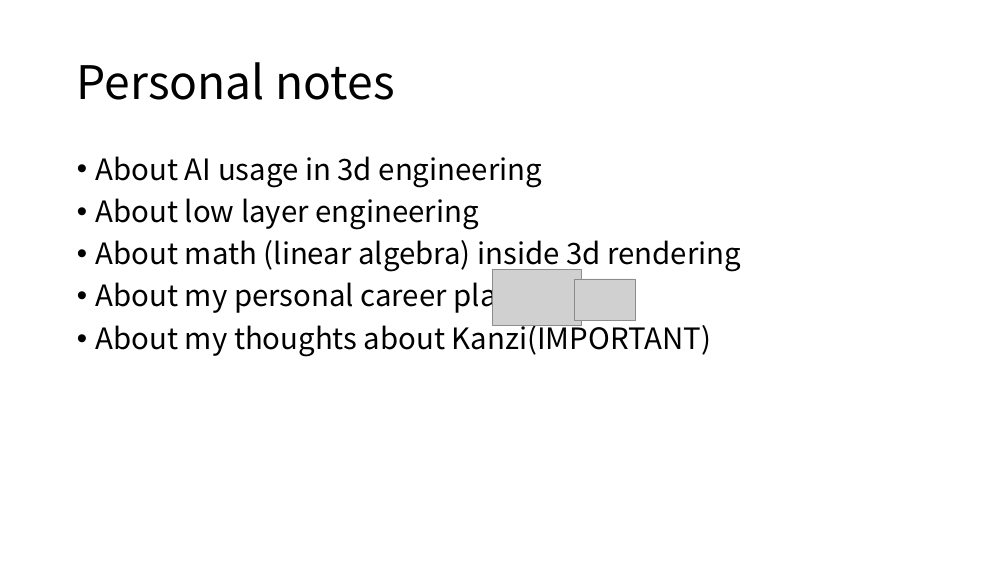
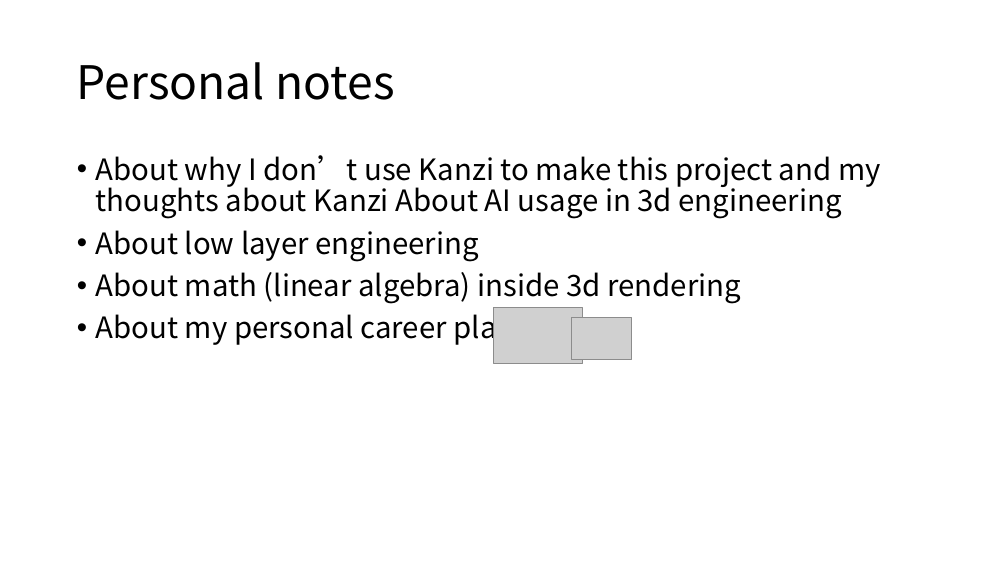
Before and after one commit to boycececil666gmailcom/webgpu-renderer, a slide deck: slide 18 of WebGPU Renderer.pptx (slide 15 before the commit). Drawn at 1008x567 pixels with LibreOffice and Linux fonts; fonts in the diff are those of the drawing; grey boxes stand for pictures. Boxes give left, top, right and bottom in pixels: in the first picture for what was removed or moved away, otherwise in the second. Text is boxed around its words. In the diff, an @@ line names an element or a change of style, - is before the commit and + after.

```diff
--- a/WebGPU Renderer.pptx
+++ b/WebGPU Renderer.pptx
@@ text at bbox=[96, 155, 880, 219]: text changed @@
-• About AI usage in 3d engineering
+• About why I don’t use Kanzi to make this project and my thoughts about Kanzi About AI usage in 3d engineering
@@ text at bbox=[96, 319, 711, 357]: paragraph removed @@
-• About my thoughts about Kanzi(IMPORTANT)
@@ picture: place and size @@
-picture at bbox=[492, 270, 581, 325]
+picture at bbox=[494, 308, 582, 363]
@@ picture: place and size @@
-picture at bbox=[575, 279, 635, 321]
+picture at bbox=[571, 318, 631, 359]
```
Also in this commit, not shown: 7 other slides changed, 4 slides added, 1 slide removed, 40 other files.
